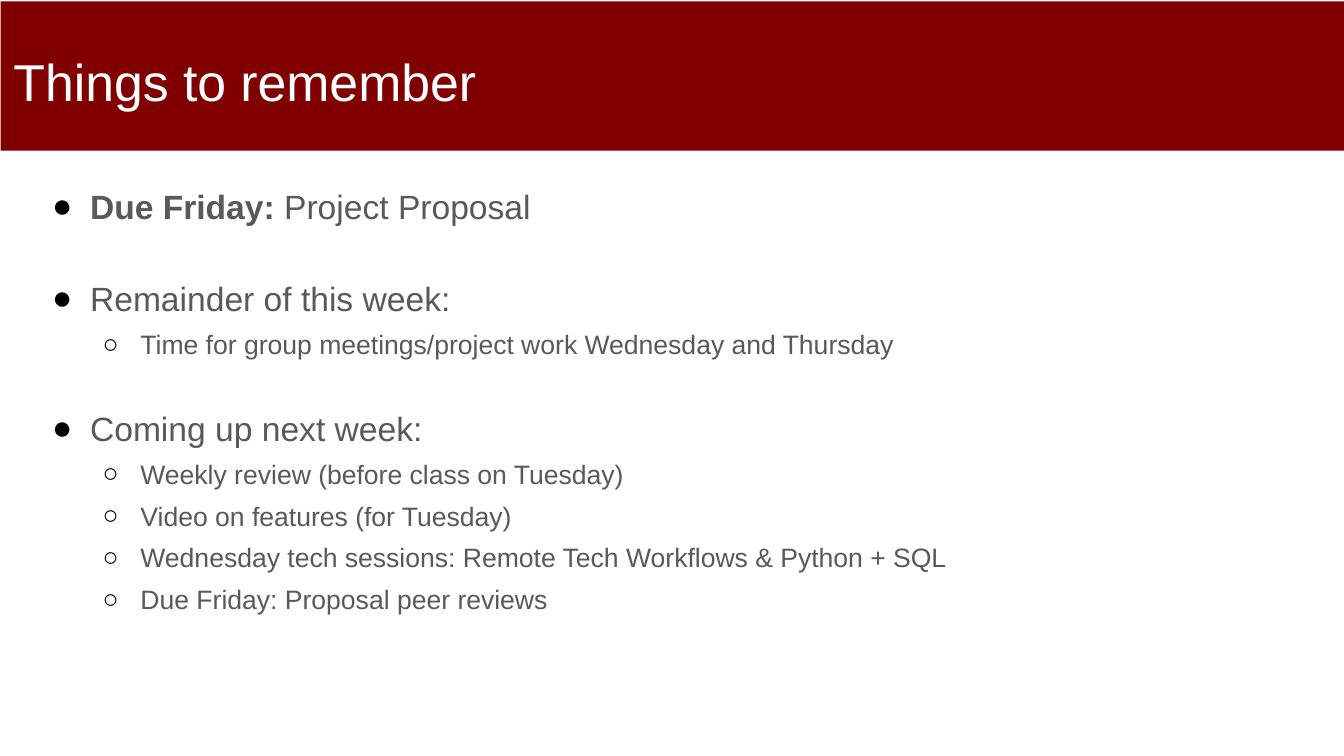
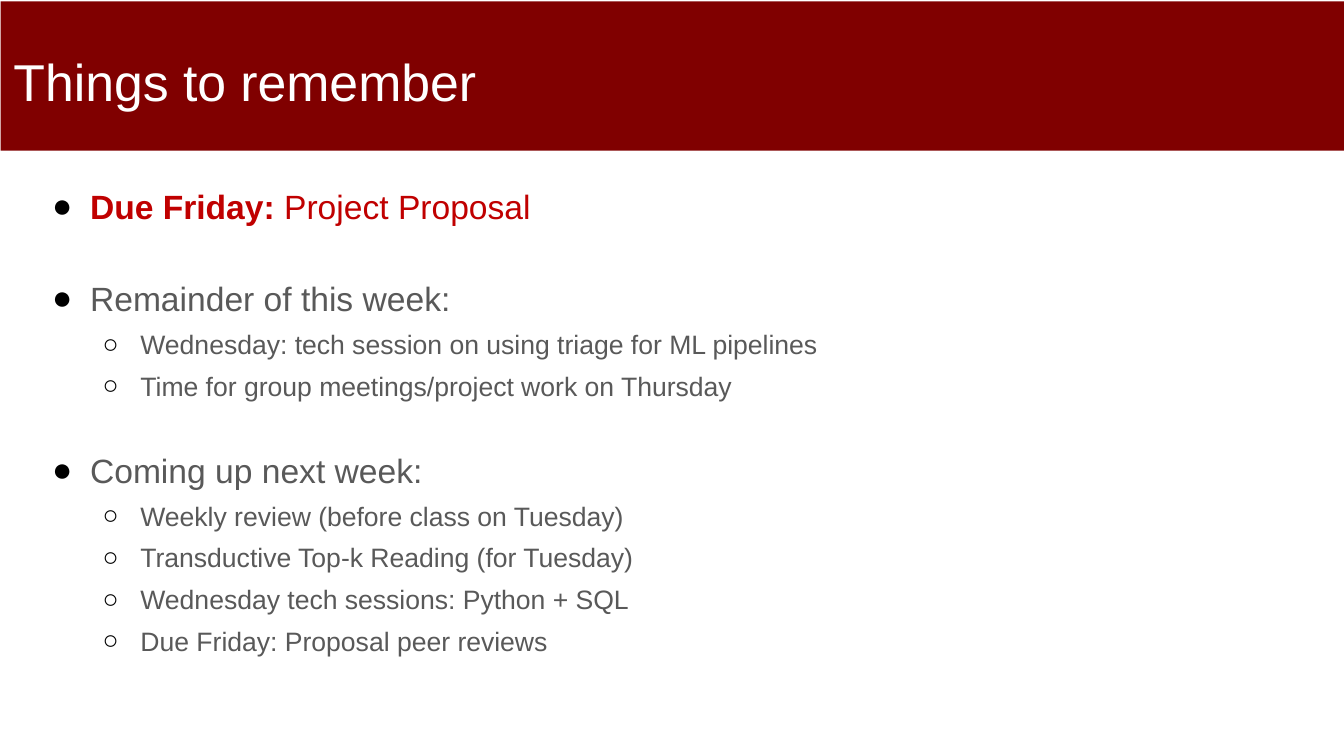
Before and after one commit to dssg/mlforpublicpolicylab, a slide deck: slide 34 of 04 - Machine Learning Pipelines/Machine-Learning-Pipelines.pptx (slide 24 before the commit). Drawn at 1344x756 pixels with LibreOffice and Linux fonts; fonts in the diff are those of the drawing. Boxes give left, top, right and bottom in pixels: in the first picture for what was removed or moved away, otherwise in the second. Text is boxed around its words. In the diff, an @@ line names an element or a change of style, - is before the commit and + after.

Commit message:
pipeline slides

```diff
--- a/04 - Machine Learning Pipelines/Machine-Learning-Pipelines.pptx
+++ b/04 - Machine Learning Pipelines/Machine-Learning-Pipelines.pptx
@@ text at [90, 194, 531, 226]: text colour #595959 to #C00000 in "Due Friday: Project Proposal" @@
@@ text at [140, 334, 818, 401]: text changed @@
-  ○ Time for group meetings/project work Wednesday and Thursday
+  ○ Wednesday: tech session on using triage for ML pipelines
+  ○ Time for group meetings/project work on Thursday
@@ text at [140, 547, 633, 614]: text changed @@
-  ○ Video on features (for Tuesday)
-  ○ Wednesday tech sessions: Remote Tech Workflows & Python + SQL
+  ○ Transductive Top-k Reading (for Tuesday)
+  ○ Wednesday tech sessions: Python + SQL
```
Also in this commit, not shown: 1 other slide changed, 51 slides added, 1 slide removed, 1 other file.
